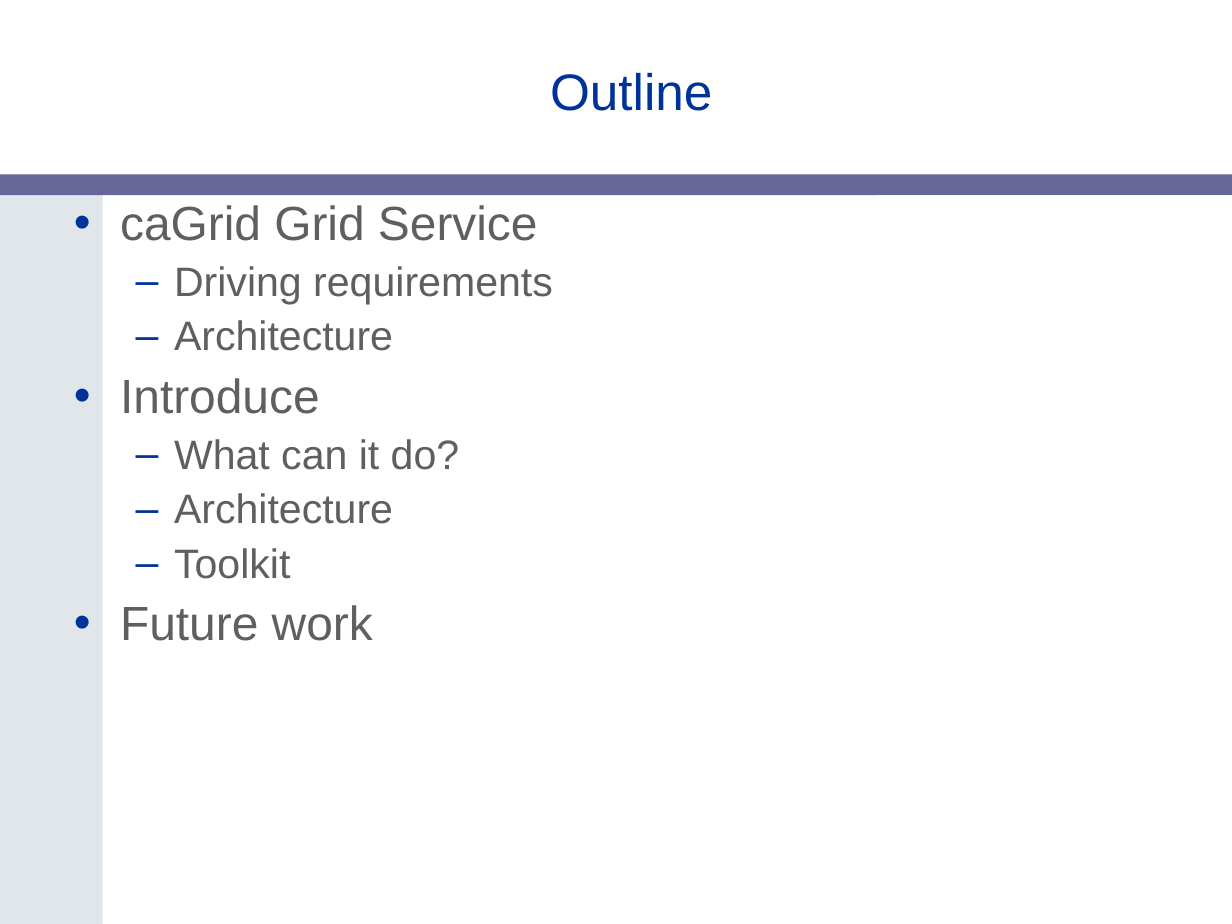
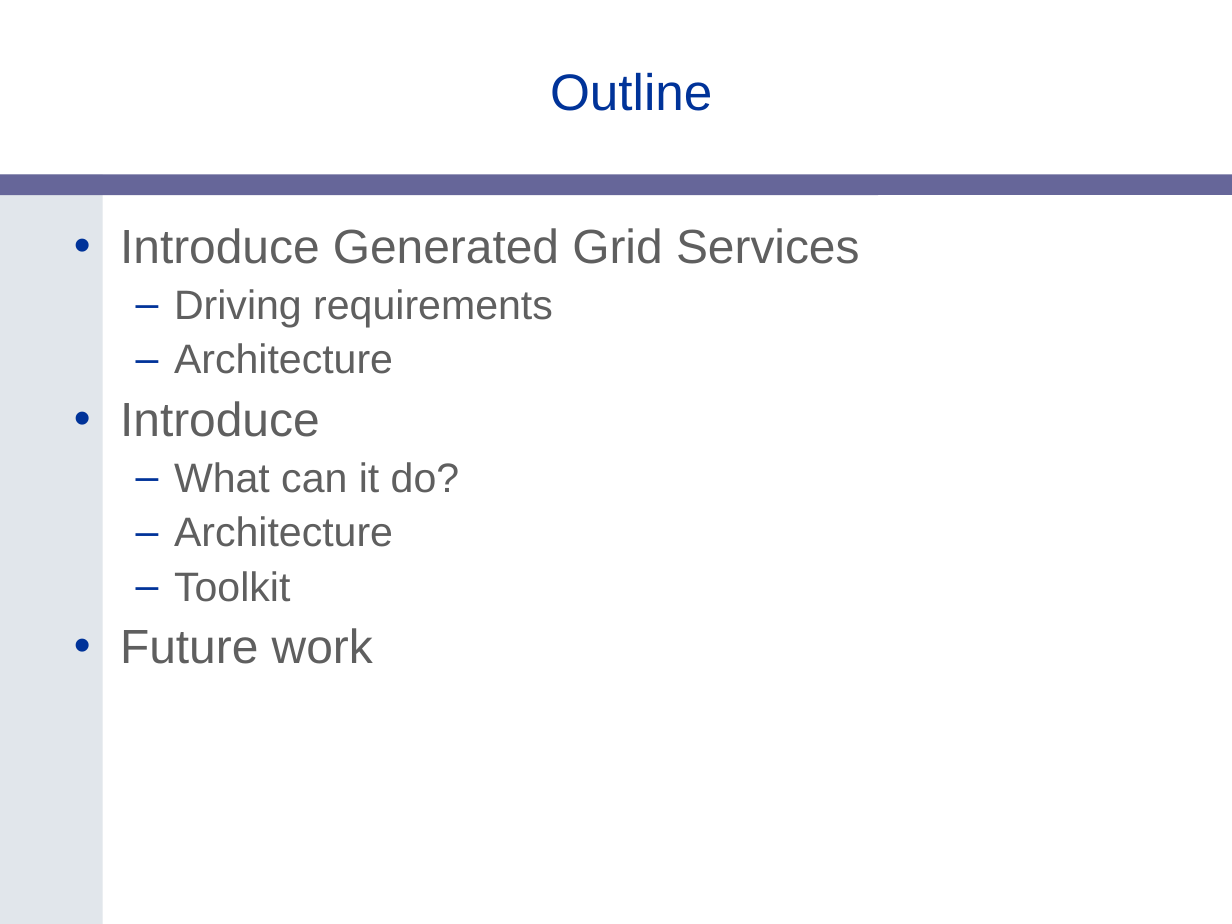
Before and after one commit to NCIP/cagrid-portal, a slide deck: slide 2 of cagrid-1-0/Documentation/presentations/introduce/gridWorld-2006-Introduce.ppt. Drawn at 1232x924 pixels with LibreOffice and Linux fonts; fonts in the diff are those of the drawing; background and template pictures are left out. Boxes give left, top, right and bottom in pixels: in the first picture for what was removed or moved away, otherwise in the second. Text is boxed around its words. In the diff, an @@ line names an element or a change of style, - is before the commit and + after.

```diff
--- a/cagrid-1-0/Documentation/presentations/introduce/gridWorld-2006-Introduce.ppt
+++ b/cagrid-1-0/Documentation/presentations/introduce/gridWorld-2006-Introduce.ppt
@@ text "Introduce Generated Grid Services": place and size @@
-text "Introduce Generated Grid Services" at bbox=[120, 205, 553, 641]
+text "Introduce Generated Grid Services" at bbox=[120, 228, 860, 664]
@@ text at bbox=[120, 228, 860, 264]: text changed @@
-• caGrid Grid Service
+• Introduce Generated Grid Services
```
Also in this commit, not shown: 10 other slides changed, 3 slides added, 13 slides removed.
